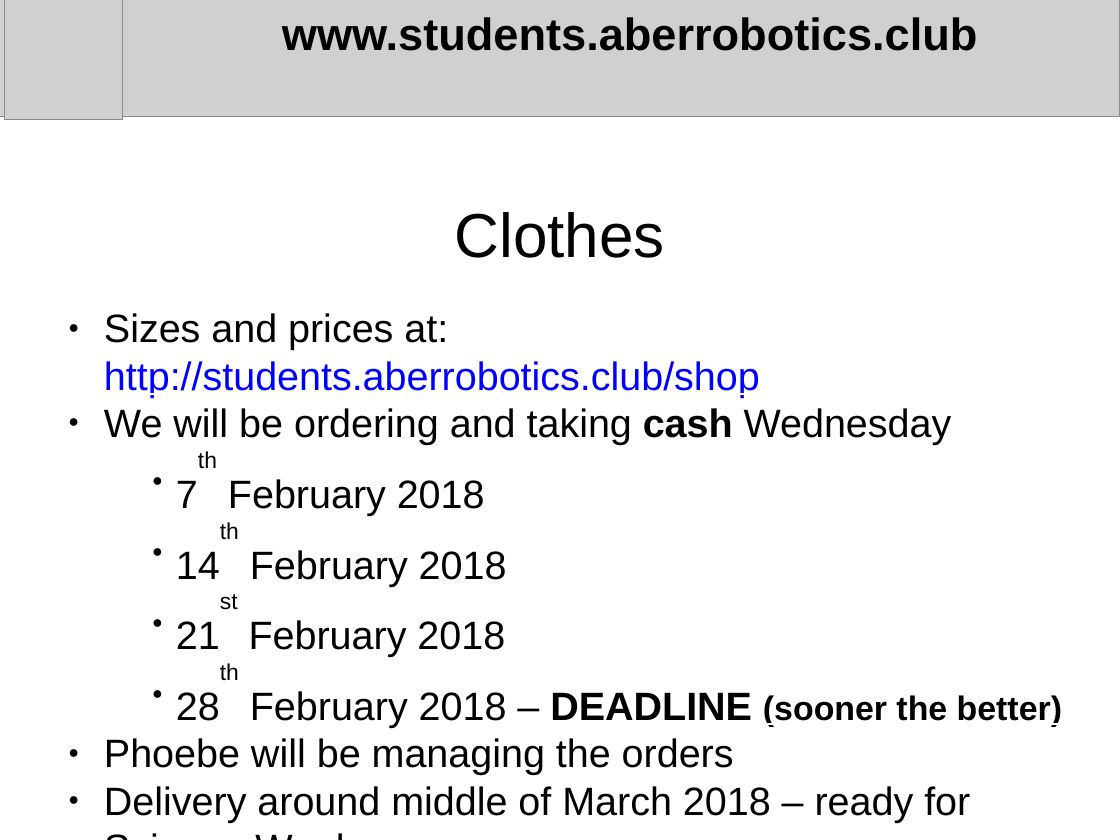
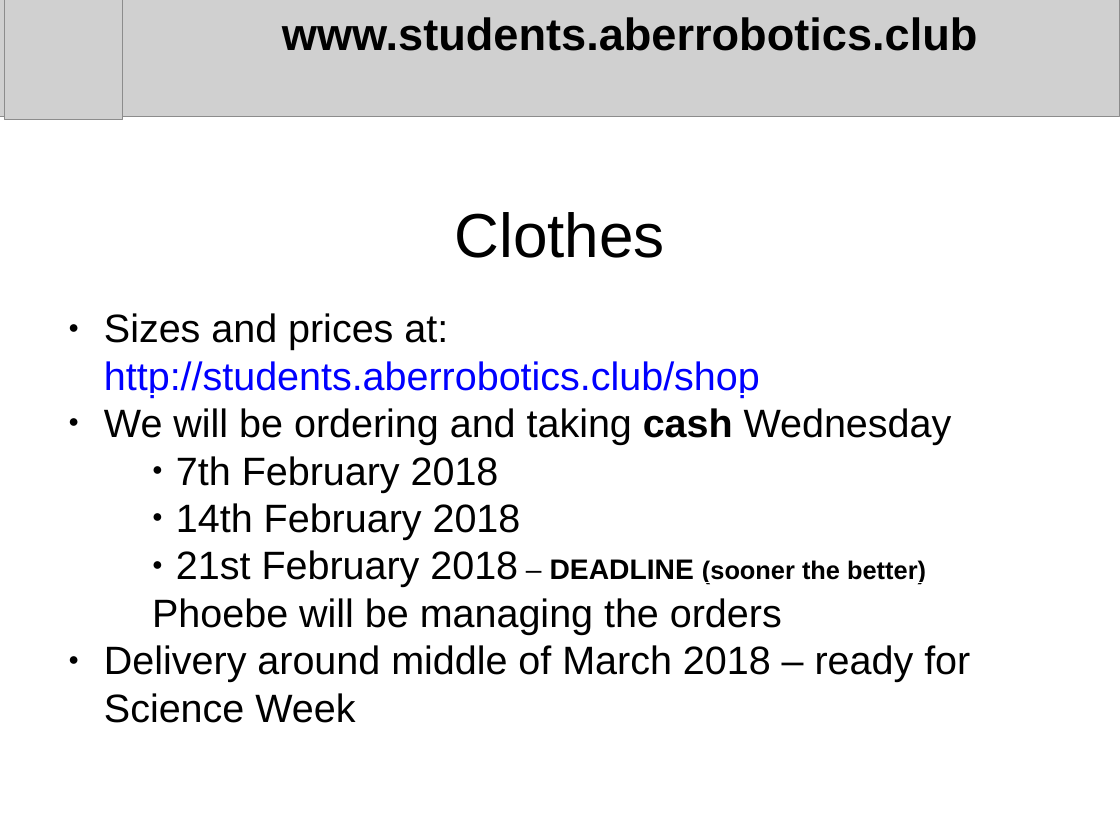
Before and after one commit to arcub/arcub.github.io, a slide deck: slide 6 of news/2018-02-07.pptx. Drawn at 1120x840 pixels with LibreOffice and Linux fonts; fonts in the diff are those of the drawing; grey boxes stand for pictures. Boxes give left, top, right and bottom in pixels: in the first picture for what was removed or moved away, otherwise in the second. Text is boxed around its words. In the diff, an @@ line names an element or a change of style, - is before the commit and + after.

Commit message:
updated format

```diff
--- a/news/2018-02-07.pptx
+++ b/news/2018-02-07.pptx
@@ text at bbox=[152, 456, 782, 635]: now on the baseline in "7th", "14th"; bullet ● to none; list level 1 to 5 in "Phoebe will be managing the ..." @@
@@ text at bbox=[176, 550, 926, 587]: text changed; size 28 to 18 pt; bold on @@
-        ● 21st February 2018
-        ● 28th February 2018 – DEADLINE (sooner the better)
+        ● 21st February 2018 – DEADLINE (sooner the better)
```
Also in this commit, not shown: 2 other slides changed.
